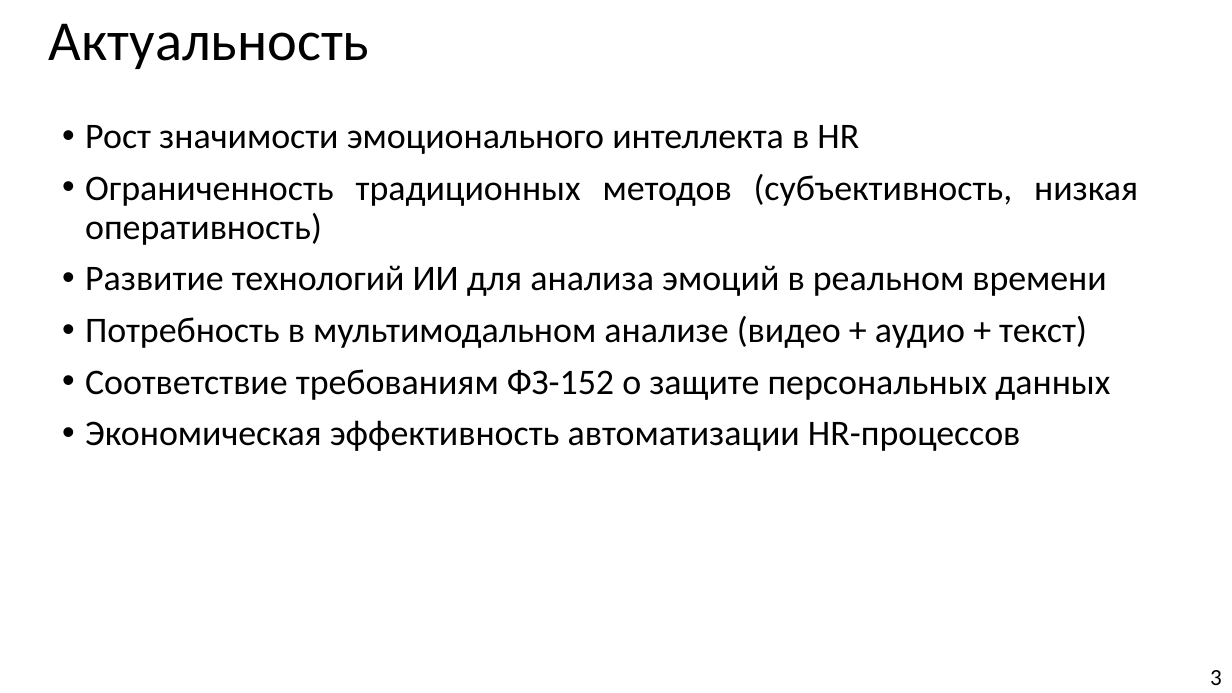
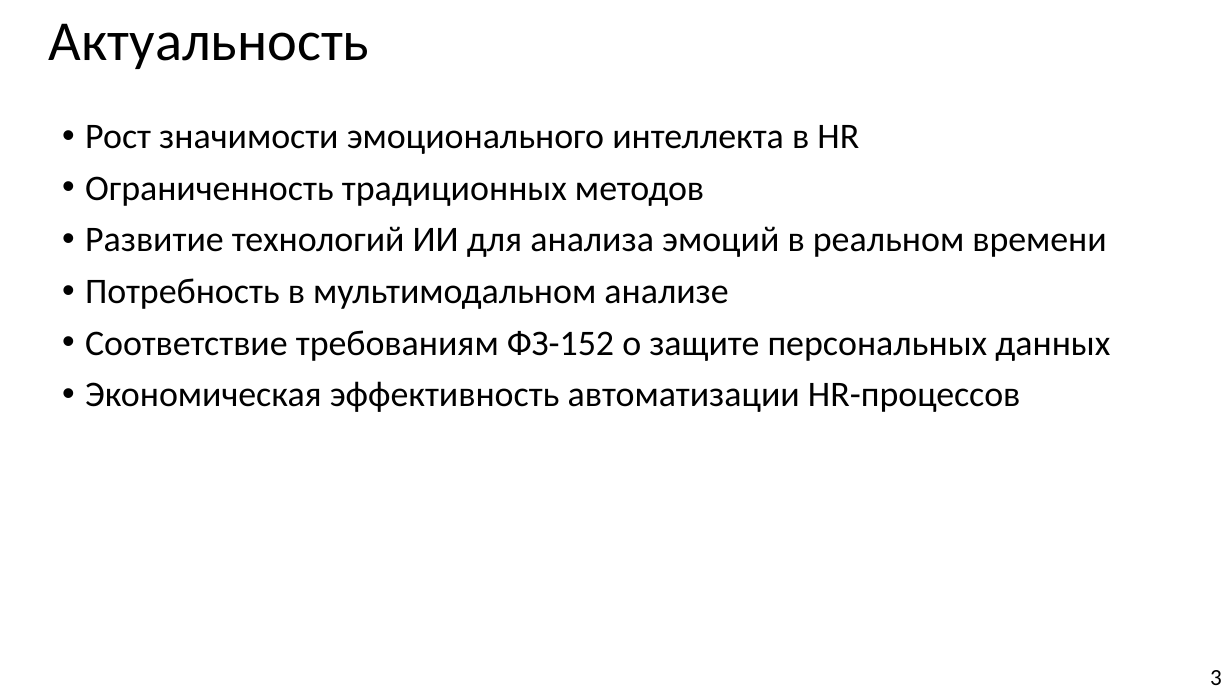
Before and after one commit to Hetsunya/diplom-docs, a slide deck: slide 3 of вкр/презентация по_преддипломной_практике_Демьянцев_Виталий_Владиславович_606_22 (1).pptx. Drawn at 1232x693 pixels with LibreOffice and Linux fonts; fonts in the diff are those of the drawing. Boxes give left, top, right and bottom in pixels: in the first picture for what was removed or moved away, otherwise in the second. Text is boxed around its words. In the diff, an @@ line names an element or a change of style, - is before the commit and + after.

```diff
--- a/вкр/презентация по_преддипломной_практике_Демьянцев_Виталий_Владиславович_606_22 (1).pptx
+++ b/вкр/презентация по_преддипломной_практике_Демьянцев_Виталий_Владиславович_606_22 (1).pptx
@@ text at box(85, 176, 704, 206): text changed @@
-• Ограниченность традиционных методов (субъективность, низкая оперативность)
+• Ограниченность традиционных методов
@@ text at box(85, 278, 728, 309): text changed @@
-• Потребность в мультимодальном анализе (видео + аудио + текст)
+• Потребность в мультимодальном анализе
```
Also in this commit, not shown: 5 other slides changed, 2 other files.
